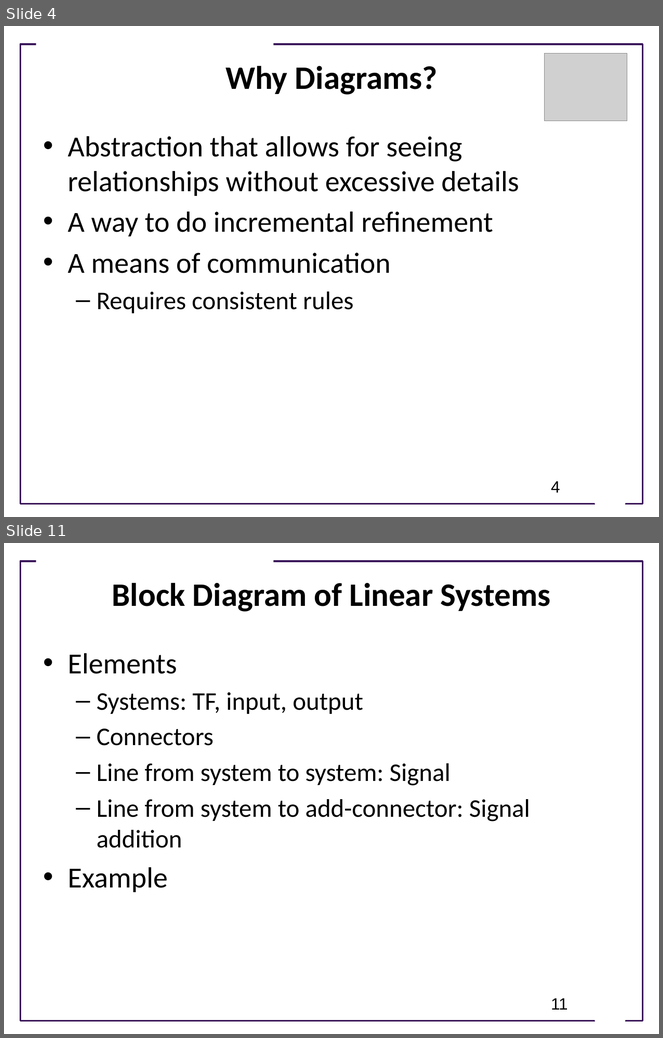
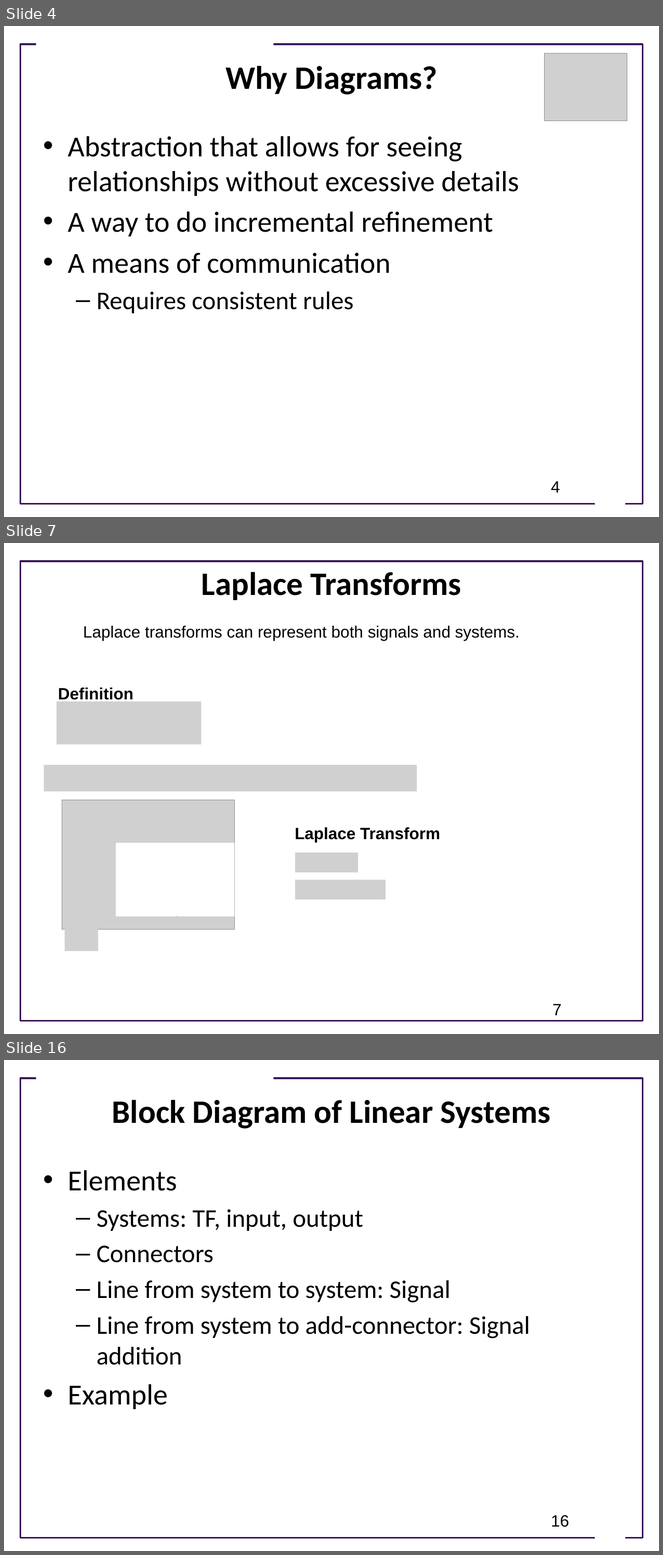
Before and after one commit to joseph-hellerstein/advanced-controls-lectures, a slide deck: Lecture_8-Analysis-Using-Block-Diagrams/Analysis-Using-Block-Diagrams.pptx. Shown one above the other, each under a label of ours: slides 4 and 11 before the commit, slides 4, 7 and 16 after it; the slides between them are not shown. The pictures are 663x1038 and 663x1555 pixels, drawn with LibreOffice and Linux fonts; fonts in the diff are those of the drawing; grey boxes stand for pictures; background and template pictures are left out. Boxes give left, top, right and bottom in pixels: in the first picture for what was removed or moved away, otherwise in the second. Text is boxed around its words. In the diff, an @@ line names an element or a change of style, - is before the commit and + after.

```diff
--- a/Lecture_8-Analysis-Using-Block-Diagrams/Analysis-Using-Block-Diagrams.pptx
+++ b/Lecture_8-Analysis-Using-Block-Diagrams/Analysis-Using-Block-Diagrams.pptx
@@ slide 7 added at [4,543,659,1034], background #FFFFFF; not listed: 1 template element that a slide beside it also shows @@
@@ title added at [202,572,462,600], 36 pt, text #000000, bold @@
+Laplace Transforms
@@ text added at [83,626,520,641], 18 pt, text #000000 @@
+Laplace transforms can represent both signals and systems.
@@ text added at [58,688,133,703], 18 pt, text #000000, bold @@
+Definition
@@ picture added at [57,702,201,745] @@
@@ picture added at [44,765,417,792] @@
@@ picture added at [62,800,235,929] @@
@@ text added at [295,827,440,843], 18 pt, text #000000, bold @@
+Laplace Transform
@@ rectangle added at [116,843,235,917], fill #FFFFFF @@
@@ picture added at [295,853,358,873] @@
@@ picture added at [295,880,385,899] @@
@@ picture added at [65,925,98,951] @@
@@ page number added at [553,1004,562,1016], 18 pt, text #000000 @@
+7
@@ what was slide 11 is now slide 16 @@
@@ page number at [551,1516,569,1527]: text changed @@
-11
+16
```
Also in this commit, not shown: 6 slides changed, 13 other slides added, 1 other file.
